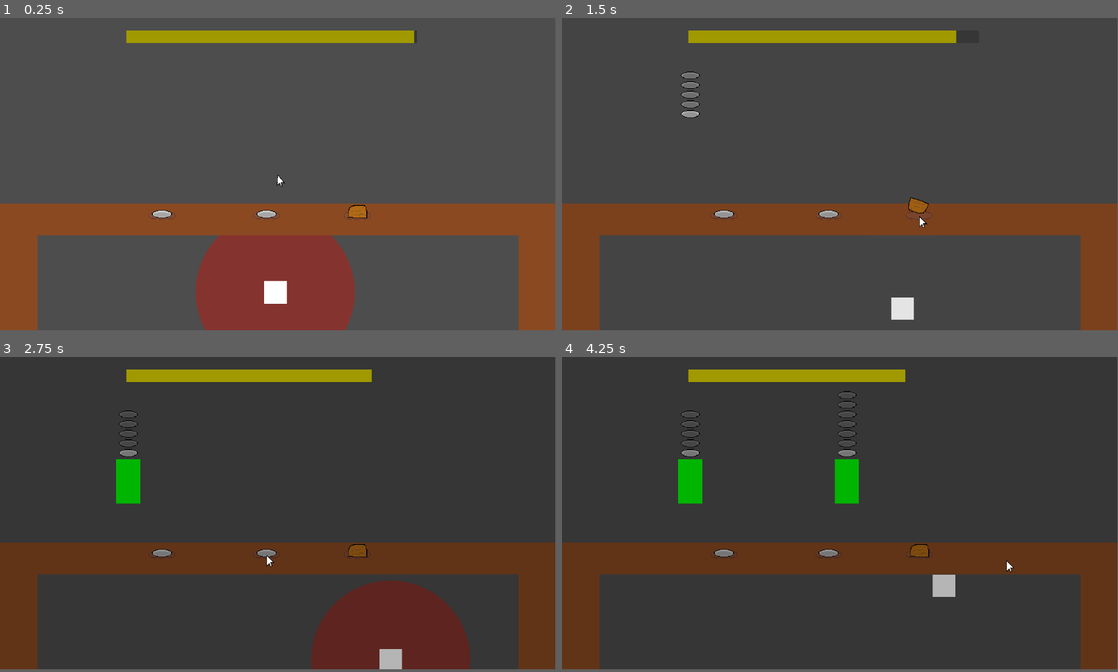
Above: before the commit, frames 1-4 (two rows, left to right).
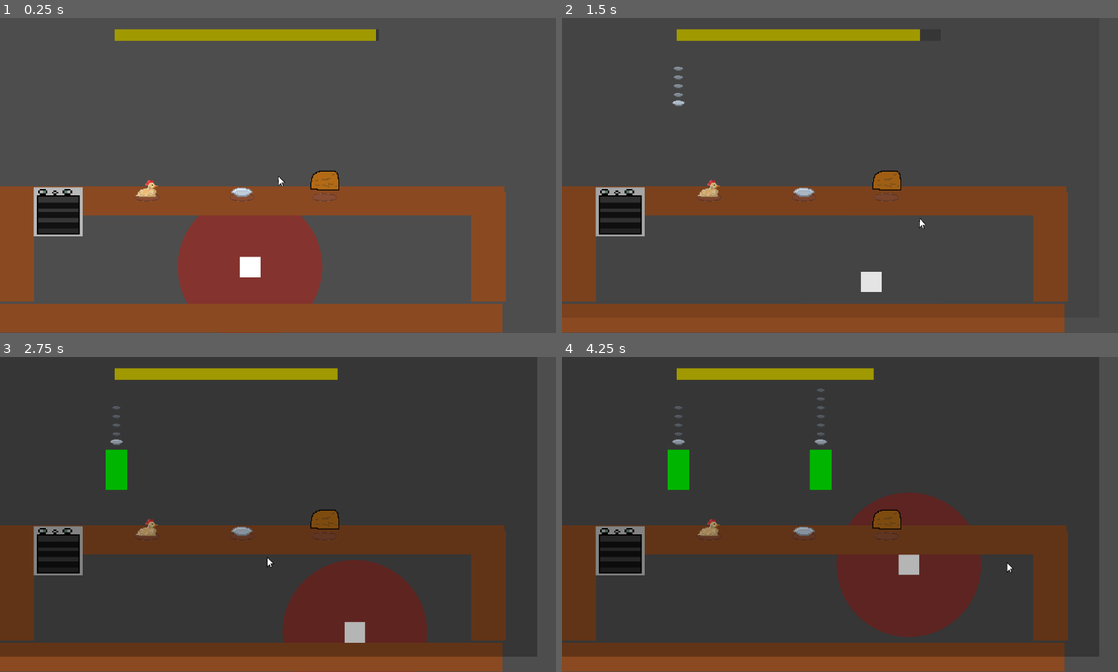
Above: after the commit, the same moments.

Repository: Someoneyeeting/Cookinggame
Game: Godot game, scene res://testscene.tscn
The game is run twice, just before and just after one commit, with the same random seed, the same clock (stepped at 60 frames per second) and the same inputs.
Inputs (mouse positions are in pixels of both pictures, inside the frame that each line leads up to):
- Up to frame 1 (0.25 s): no input
- Up to frame 2 (1.5 s): tap Enter (ui_accept) at 0.5, 0.77 s; move the mouse to (723, 216) at 0.52 s; hold D (right) 0.53-1.28 s; hold Right mouse button (rightc) 0.53-1.28 s; move the mouse to (917, 216) at 1.27 s; hold S (down) from 1.28 s (still down); click (917, 216) at 1.35 s
- Up to frame 3 (2.75 s): tap Enter (ui_accept) at 1.52 s; right-click (355, 555) at 1.55 s; move the mouse to (266, 555) at 2.02 s; release S (down) at 2.03 s; hold D (right) from 2.03 s (still down); hold Right mouse button (rightc) from 2.03 s (still down)
- Up to frame 4 (4.25 s): move the mouse to (812, 574) at 2.77 s; release D (right) at 2.78 s; release Right mouse button (rightc) at 2.78 s; hold W (up) 2.78-3.53 s; tap Shift (sprint) at 2.85 s; tap Enter (ui_accept) at 3.02, 3.77 s; right-click (812, 574) at 3.05 s; move the mouse to (1006, 558) at 3.52 s; hold A (left) from 3.53 s (still down); hold Right mouse button (rightc) from 3.53 s (still down)
In our replay, the window is 799x449 before the commit and 800x453 after it. These sizes can differ from the game's own. Grey fills any space a smaller window leaves; there, only what the larger window draws over its background counts as a difference.

The runs differ from the first frame. In frame 1, 22% of the frame differs, in the area x 0-100%, y 0-100%; in frame 2, 24%; in frame 3, 26%; in frame 4, 30%.

Commit message:
chicken and oven and sprites and sound effect

Diff:
--- a/food.tscn
+++ b/food.tscn
@@ -10,7 +10,7 @@
 @export var item : ItemRes
 
 func _physics_process(delta: float) -> void:
-	texture = item.texture
+	texture = item.picktexture if item.picktexture else item.texture
 "
 
 [node name="food" type="Sprite2D"]
--- a/foods/itemRes.gd
+++ b/foods/itemRes.gd
@@ -4,4 +4,5 @@
 
 @export var id := 0
 @export var texture : Texture2D
-@export var color : Color
+@export var cooked : ItemRes = self
+@export var picktexture : Texture2D
--- /dev/null
+++ b/foods/live_chicken.tres
@@ -0,0 +1,14 @@
+[gd_resource type="Resource" script_class="ItemRes" load_steps=5 format=3 uid="uid://tt1jd2gvppb2"]
+
+[ext_resource type="Resource" uid="uid://bfdiey5ohixnn" path="res://foods/chicken.tres" id="1_3hcbx"]
+[ext_resource type="Script" uid="uid://d21xb116fxl4j" path="res://foods/itemRes.gd" id="1_k8ufd"]
+[ext_resource type="Texture2D" uid="uid://d050wm47v6j0i" path="res://assets/sprites/chicken.png" id="3_3hcbx"]
+[ext_resource type="Texture2D" uid="uid://b3w7eunsjo2qu" path="res://assets/sprites/chicken_pickup.png" id="3_j1gx1"]
+
+[resource]
+script = ExtResource("1_k8ufd")
+id = 2
+texture = ExtResource("3_3hcbx")
+cooked = ExtResource("1_3hcbx")
+picktexture = ExtResource("3_j1gx1")
+metadata/_custom_type_script = ExtResource("1_k8ufd")
--- a/foods/plate.tres
+++ b/foods/plate.tres
@@ -1,11 +1,10 @@
 [gd_resource type="Resource" script_class="ItemRes" load_steps=3 format=3 uid="uid://8orrvogpxwmb"]
 
 [ext_resource type="Script" uid="uid://d21xb116fxl4j" path="res://foods/itemRes.gd" id="1_qld3r"]
-[ext_resource type="Texture2D" uid="uid://ctc20deidrgca" path="res://plate.png" id="2_bfm3c"]
+[ext_resource type="Texture2D" uid="uid://blwfeyull8o50" path="res://assets/sprites/plate.png" id="2_bfm3c"]
 
 [resource]
 script = ExtResource("1_qld3r")
 id = 0
 texture = ExtResource("2_bfm3c")
-color = Color(1, 1, 1, 1)
 metadata/_custom_type_script = ExtResource("1_qld3r")
--- a/globals.gd
+++ b/globals.gd
@@ -40,9 +40,9 @@
 
 func _process(delta: float) -> void:
 	var mousemovedir = get_global_mouse_position() - mouseprevpos
+	$mouse.global_position = get_global_mouse_position()
 	$mouse/cursor.rotation = lerp_angle($mouse/cursor.rotation,mousemovedir.angle() + 3.14/2,0.6 * mousemovedir.length() / 30)
 	$mouse/cursor.rotation = lerp_angle($mouse/cursor.rotation,0,0.2)
-	$mouse.global_position = get_global_mouse_position()
 	mouseprevpos = $mouse.global_position
 
 	if(Input.is_action_pressed("rightc")):
--- /dev/null
+++ b/oven.gd
@@ -0,0 +1,6 @@
+extends Node2D
+class_name Oven
+
+
+func get_thrown(ids):
+	$close.play()
--- /dev/null
+++ b/oven.tscn
@@ -0,0 +1,26 @@
+[gd_scene load_steps=6 format=3 uid="uid://dpi66gi61howo"]
+
+[ext_resource type="Script" uid="uid://d0q0qw8vnyl65" path="res://oven.gd" id="1_3n55h"]
+[ext_resource type="PackedScene" uid="uid://cyfq1svoocqic" path="res://targetable.tscn" id="1_my181"]
+[ext_resource type="Texture2D" uid="uid://be5qsc2x881h5" path="res://oven.png" id="2_3n55h"]
+[ext_resource type="AudioStream" uid="uid://bon08qh1g8bc0" path="res://assets/audio/oven.wav" id="4_i66py"]
+
+[sub_resource type="RectangleShape2D" id="RectangleShape2D_my181"]
+size = Vector2(111, 111)
+
+[node name="oven" type="Node2D"]
+script = ExtResource("1_3n55h")
+
+[node name="Oven" type="Sprite2D" parent="."]
+scale = Vector2(3.5, 3.5)
+texture = ExtResource("2_3n55h")
+
+[node name="Targetable" parent="." node_paths=PackedStringArray("target") instance=ExtResource("1_my181")]
+target = NodePath("..")
+
+[node name="CollisionShape2D" type="CollisionShape2D" parent="Targetable"]
+position = Vector2(0.5, 0.5)
+shape = SubResource("RectangleShape2D_my181")
+
+[node name="close" type="AudioStreamPlayer2D" parent="."]
+stream = ExtResource("4_i66py")
--- a/plate.gd
+++ b/plate.gd
@@ -3,12 +3,15 @@
 
 var PLATE := preload("res://food.tscn")
 var items : Array[ItemRes]
+var has_chicken := false
 
-func add_ingridiant(item):
+func add_ingridiant(item : ItemRes):
 	if(is_empty() and (item.id != 0 and item.id != -1)):
 		return
 	if(not is_empty() and items[0].id == -1):
 		return
+	if(item.id == 2):
+		has_chicken = true
 	var plate :Sprite2D= PLATE.instantiate()
 	var targpos := $ingridiatns.get_child_count() * -7 / scale.x
 	plate.position.y = targpos - 350
@@ -16,7 +19,10 @@
 	tween.tween_property(plate,"position",Vector2(0,targpos),0.3)
 	tween.finished.connect($land.play)
 	$pick.pitch_scale = randf_range(0.3,1)
-	$pick.play()
+	if(item.id == 2):
+		$chicken.play()
+	else:
+		$pick.play()
 	#tween.set_ease(Tween.EASE_OUT)
 	plate.ind = $ingridiatns.get_child_count()
 	plate.item = item
@@ -60,3 +66,4 @@
 	for i in $ingridiatns.get_children():
 		i.queue_free()
 	items.clear()
+	has_chicken = false
--- a/plate.tscn
+++ b/plate.tscn
@@ -1,7 +1,8 @@
-[gd_scene load_steps=3 format=3 uid="uid://8wj5cic12r67"]
+[gd_scene load_steps=4 format=3 uid="uid://8wj5cic12r67"]
 
 [ext_resource type="Script" uid="uid://bxhqgsifho4ko" path="res://plate.gd" id="1_uw33f"]
 [ext_resource type="AudioStream" uid="uid://qp8n6hhqp1o6" path="res://assets/audio/laserShoot.wav" id="2_g4jty"]
+[ext_resource type="AudioStream" uid="uid://d24lxqvl0vqpc" path="res://assets/audio/chicken_pick.wav" id="3_g4jty"]
 
 [node name="plate" type="Node2D"]
 script = ExtResource("1_uw33f")
@@ -14,3 +15,6 @@
 
 [node name="land" type="AudioStreamPlayer2D" parent="."]
 volume_db = -8.825
+
+[node name="chicken" type="AudioStreamPlayer2D" parent="."]
+stream = ExtResource("3_g4jty")
--- a/player.gd
+++ b/player.gd
@@ -41,11 +41,19 @@
 	else:
 		Globals.shake(dir * 20)
 		Globals.change_hunger(-10)
+
+	if(plate.has_chicken):
+		if(target is Oven):
+			$chicken_echo.play()
+		else:
+			$chicken.play()
+
 	target.get_thrown(plate.get_count())
 	plate.clear()
 	$break.play()
 	Partmanager.summon("break",target.global_position)
 	draw_throw(target.global_position,plate.av_color())
+
 
 func draw_throw(target : Vector2,clr : Color):
 	$Line2D.points[0] = plate.global_position
--- a/player.tscn
+++ b/player.tscn
@@ -1,9 +1,11 @@
-[gd_scene load_steps=9 format=3 uid="uid://6nbo85ja31eo"]
+[gd_scene load_steps=11 format=3 uid="uid://6nbo85ja31eo"]
 
 [ext_resource type="Script" uid="uid://do5kaaf2lbpys" path="res://player.gd" id="1_4flbx"]
 [ext_resource type="PackedScene" uid="uid://8wj5cic12r67" path="res://plate.tscn" id="2_onrkg"]
 [ext_resource type="PackedScene" uid="uid://cyfq1svoocqic" path="res://targetable.tscn" id="3_i3pqv"]
 [ext_resource type="AudioStream" uid="uid://dkmj8vjd5msyh" path="res://plate.wav" id="4_hqtel"]
+[ext_resource type="AudioStream" uid="uid://cnsqrjxlklv3k" path="res://assets/audio/chicken_throw.wav" id="5_2hs0m"]
+[ext_resource type="AudioStream" uid="uid://r7wia6rowagv" path="res://assets/audio/chicken_die.wav" id="5_sweqy"]
 
 [sub_resource type="Shader" id="Shader_onrkg"]
 code = "shader_type canvas_item;
@@ -90,4 +92,12 @@
 [node name="break" type="AudioStreamPlayer2D" parent="."]
 stream = ExtResource("4_hqtel")
 
+[node name="chicken" type="AudioStreamPlayer2D" parent="."]
+stream = ExtResource("5_2hs0m")
+volume_db = 3.0
+
+[node name="chicken_echo" type="AudioStreamPlayer2D" parent="."]
+stream = ExtResource("5_sweqy")
+volume_db = 3.0
+
 [connection signal="timeout" from="timers/line" to="." method="_on_line_timeout"]
--- a/podium.tscn
+++ b/podium.tscn
@@ -3,7 +3,7 @@
 [ext_resource type="Texture2D" uid="uid://cre1nvg2axkc1" path="res://80188e8a8488c4773c0ec41842a3c830_t-removebg-preview.png" id="1_hqaaq"]
 [ext_resource type="Script" uid="uid://dbkgpfxpw1ftp" path="res://podium.gd" id="1_pxmsk"]
 [ext_resource type="Resource" uid="uid://8orrvogpxwmb" path="res://foods/plate.tres" id="2_wuh2m"]
-[ext_resource type="Texture2D" uid="uid://ctc20deidrgca" path="res://plate.png" id="3_ybcbc"]
+[ext_resource type="Texture2D" uid="uid://blwfeyull8o50" path="res://assets/sprites/plate.png" id="4_wuh2m"]
 
 [sub_resource type="CircleShape2D" id="CircleShape2D_hqaaq"]
 radius = 21.2132
@@ -33,7 +33,7 @@
 "times": PackedFloat32Array(0, 0.2),
 "transitions": PackedFloat32Array(0.241484, 1),
 "update": 0,
-"values": [0.0, 6.28319]
+"values": [0.0, 0.0]
 }
 
 [sub_resource type="Animation" id="Animation_bs587"]
@@ -88,7 +88,7 @@
 "times": PackedFloat32Array(0, 0.2),
 "transitions": PackedFloat32Array(0.241484, 1),
 "update": 0,
-"values": [0.0, -6.28319]
+"values": [0.0, 0.0]
 }
 
 [sub_resource type="AnimationLibrary" id="AnimationLibrary_q23nx"]
@@ -108,8 +108,9 @@
 
 [node name="Sprite2D" type="Sprite2D" parent="."]
 position = Vector2(0, -1)
-scale = Vector2(1.29529, 1.29529)
-texture = ExtResource("3_ybcbc")
+scale = Vector2(2.13769, 2.13769)
+texture = ExtResource("4_wuh2m")
+offset = Vector2(0, -12)
 
 [node name="click" type="Area2D" parent="." groups=["podium"]]
 
--- a/project.godot
+++ b/project.godot
@@ -19,6 +19,11 @@
 
 Globals="*res://globals.tscn"
 Partmanager="*res://partmanager.tscn"
+
+[display]
+
+window/size/viewport_width=1270
+window/size/viewport_height=720
 
 [global_group]
 
--- a/recipe_display.tscn
+++ b/recipe_display.tscn
@@ -14,6 +14,8 @@
 	items
 	for i in items:
 		var sp := Sprite2D.new()
+
+		sp.offset.y = -12
 		sp.position.y = -get_child_count() * 20
 		sp.texture = i.texture
 		sp.scale *= 1.2
@@ -23,16 +25,22 @@
 	var curitem = Globals.player.plate.get_count()
 	for i in get_child_count():
 		var targcolor : Color
+		var targscale : float = 1.
 		if(curitem > get_child_count()):
 			targcolor = Color(0.6,0.2,0.2)
+			targscale = 1.
 		elif(i < curitem):
 			targcolor = Color(0.4,0.4,0.4)
+			targscale = 0.6
 		elif(i == curitem):
 			targcolor = Color(1,1,1)
+			targscale = 1.3
 		else:
 			targcolor = Color(0.6,0.6,0.6)
+			targscale = 0.9
 
 		get_children()[i].modulate = lerp(get_children()[i].modulate,targcolor,0.3)
+		get_children()[i].scale = lerp(get_children()[i].scale,Vector2(targscale,targscale),0.3)
 
 "
 
--- a/testscene.tscn
+++ b/testscene.tscn
@@ -1,10 +1,12 @@
-[gd_scene load_steps=6 format=3 uid="uid://b6xss2pyvosu0"]
+[gd_scene load_steps=8 format=3 uid="uid://b6xss2pyvosu0"]
 
 [ext_resource type="PackedScene" uid="uid://c0lyfd8pu4t2a" path="res://customer_manager.tscn" id="1_jotil"]
 [ext_resource type="PackedScene" uid="uid://6nbo85ja31eo" path="res://player.tscn" id="2_612pj"]
 [ext_resource type="PackedScene" uid="uid://bfrxi0adyk11w" path="res://obst.tscn" id="3_612pj"]
 [ext_resource type="PackedScene" uid="uid://cts1uyl7lbf1g" path="res://podium.tscn" id="4_asog6"]
 [ext_resource type="Resource" uid="uid://bfdiey5ohixnn" path="res://foods/chicken.tres" id="5_mawog"]
+[ext_resource type="Resource" uid="uid://tt1jd2gvppb2" path="res://foods/live_chicken.tres" id="5_scc5w"]
+[ext_resource type="PackedScene" uid="uid://dpi66gi61howo" path="res://oven.tscn" id="6_b56k5"]
 
 [node name="testscene" type="Node2D"]
 
@@ -36,6 +38,7 @@
 
 [node name="podium" parent="." instance=ExtResource("4_asog6")]
 position = Vector2(336, 410)
+item = ExtResource("5_scc5w")
 
 [node name="podium2" parent="." instance=ExtResource("4_asog6")]
 position = Vector2(741, 410)
@@ -43,3 +46,6 @@
 
 [node name="podium3" parent="." instance=ExtResource("4_asog6")]
 position = Vector2(553, 410)
+
+[node name="oven" parent="." instance=ExtResource("6_b56k5")]
+position = Vector2(133, 443)
Not shown, added: assets/audio/435882__dersuperanton__chicken.wav.import
Not shown, added: assets/audio/Minecraft Chicken Sounds - SquishyMain.mp3.import
Not shown, added: assets/audio/chicken echo.wav.import
Not shown, added: assets/audio/chicken.wav.import
Not shown, added: assets/audio/chicken_die.wav.import
Not shown, added: assets/audio/chicken_pick.wav.import
Not shown, added: assets/audio/chicken_throw.wav.import
Not shown, added: assets/audio/oven.wav.import
Binary file added: assets/sprites/chicken.png
Not shown, added: assets/sprites/chicken.png.import
Binary file added: assets/sprites/chicken_pickup.png
Not shown, added: assets/sprites/chicken_pickup.png.import
(and 17 more such lines)
